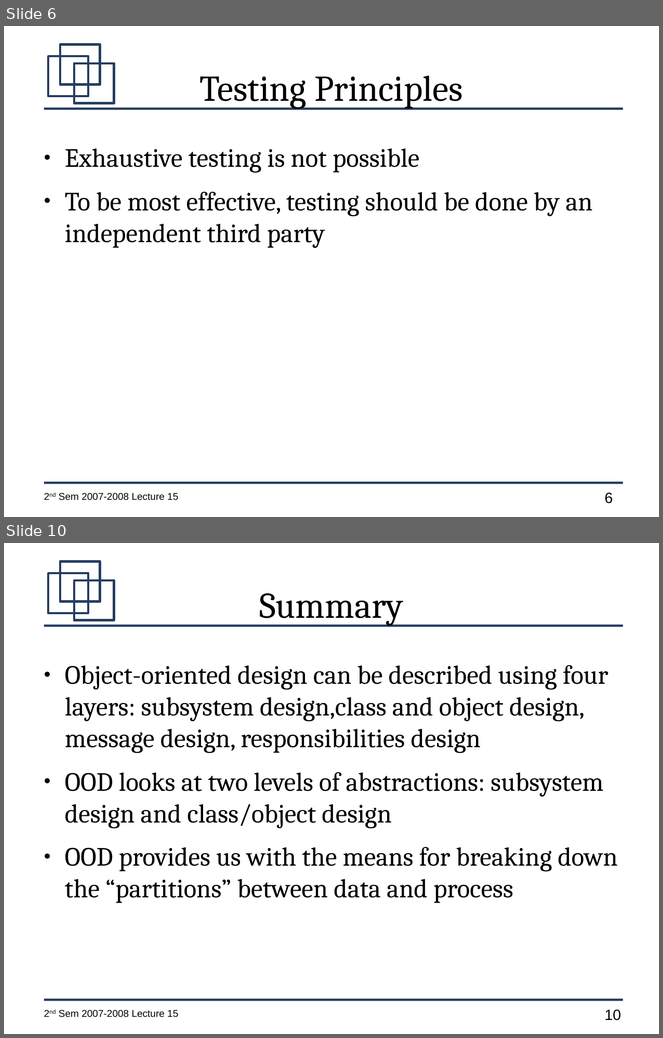
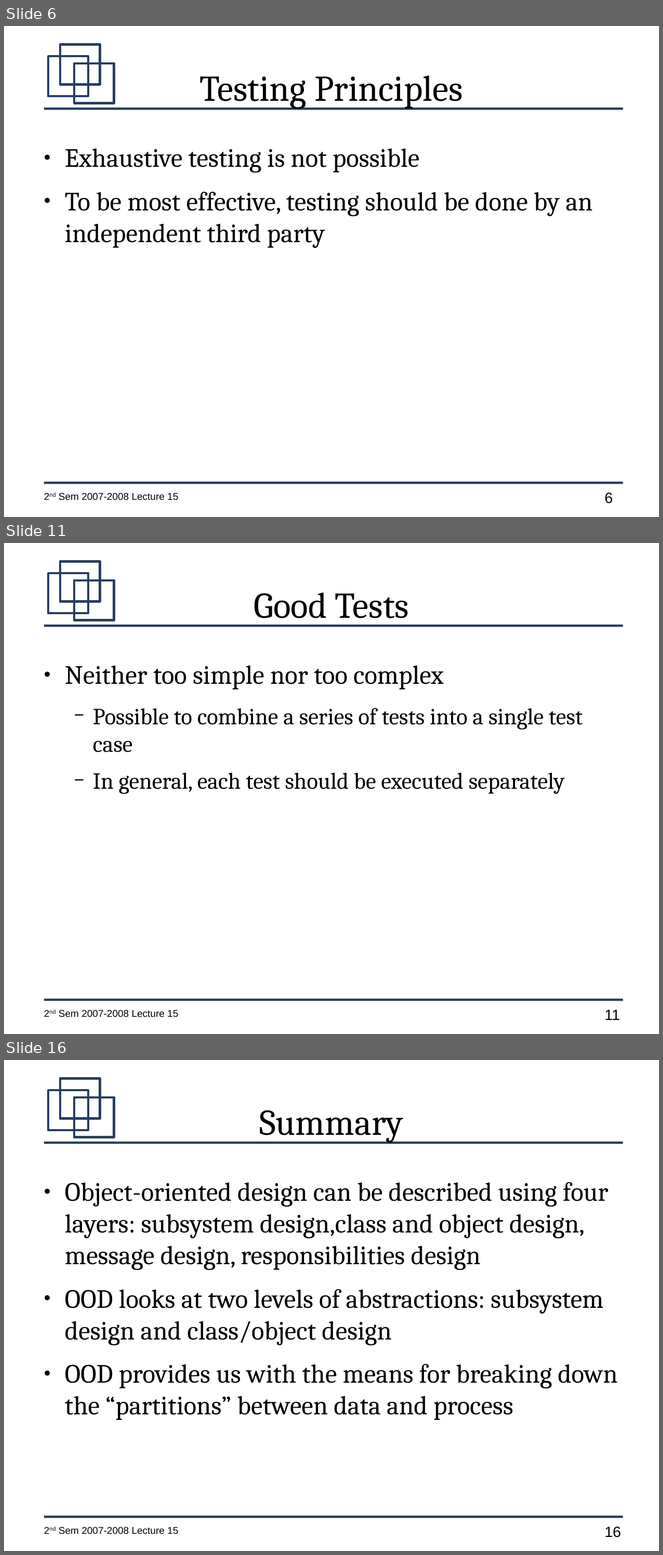
Before and after one commit to jachermocilla/jach-homepage, a slide deck: CMSC128-2nd-Sem-2007-L15.odp. Shown one above the other, each under a label of ours: slides 6 and 10 before the commit, slides 6, 11 and 16 after it; the slides between them are not shown. The pictures are 663x1038 and 663x1555 pixels, drawn with LibreOffice and Linux fonts; fonts in the diff are those of the drawing. Boxes give left, top, right and bottom in pixels: in the first picture for what was removed or moved away, otherwise in the second. Text is boxed around its words. In the diff, an @@ line names an element or a change of style, - is before the commit and + after.

```diff
--- a/CMSC128-2nd-Sem-2007-L15.odp
+++ b/CMSC128-2nd-Sem-2007-L15.odp
@@ slide 11 added at [4,543,659,1034], background #FFFFFF; not listed: 7 template elements that a slide beside it also shows @@
@@ title added at [254,592,409,626], 44 pt, text #000000 @@
+Good Tests
@@ text added at [65,665,583,794], 28 pt, text #000000 @@
+● Neither too simple nor too complex
+  − Possible to combine a series of tests into a single test case
+  − In general, each test should be executed separately
@@ what was slide 10 is now slide 16 @@
@@ page number at [605,1527,621,1538]: text changed @@
-10
+16
```
Also in this commit, not shown: 6 slides changed, 5 other slides added.
